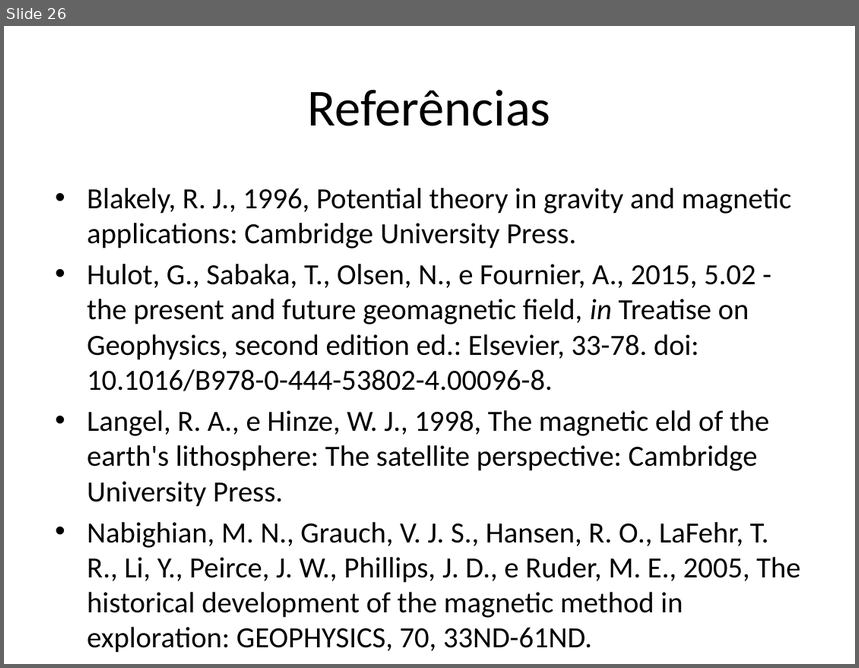
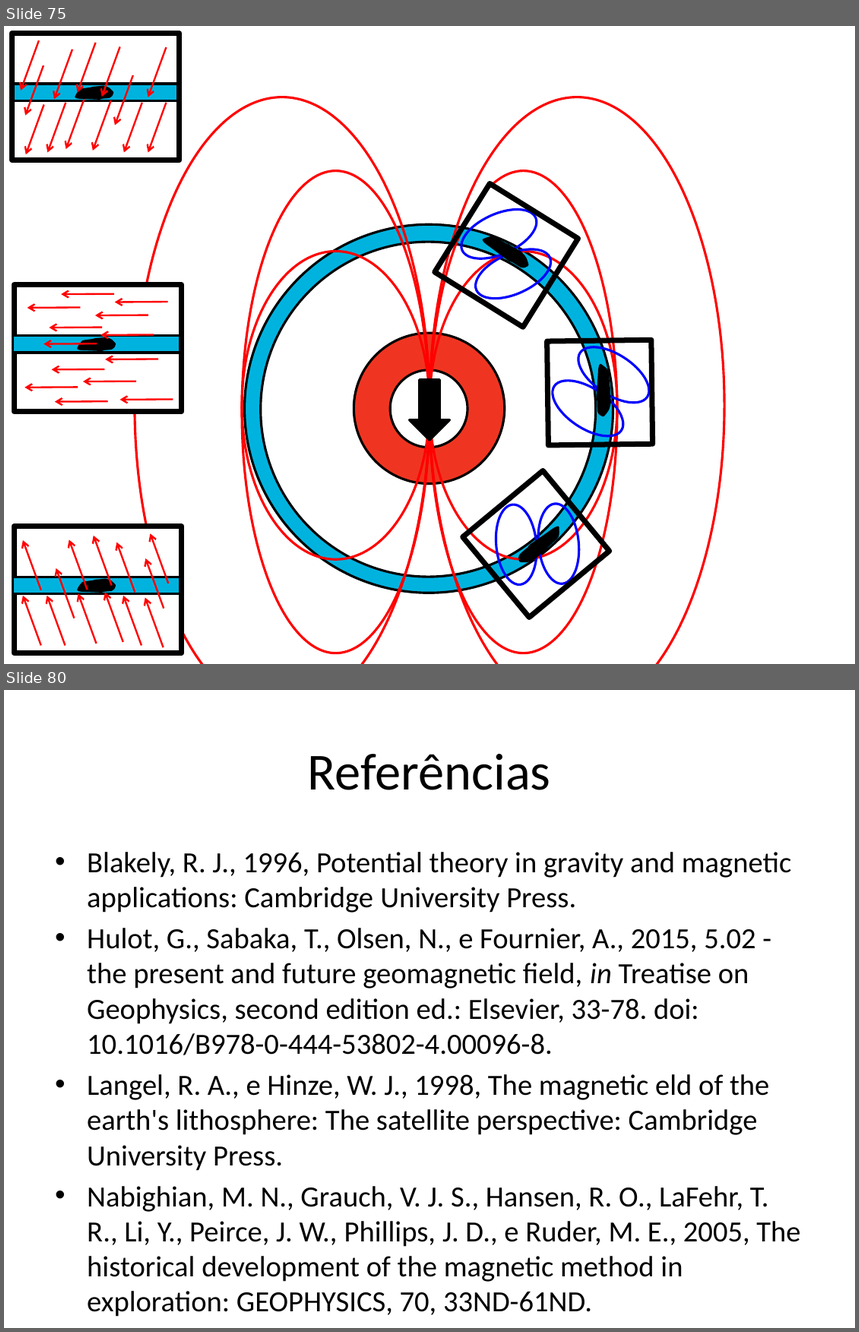
Before and after one commit to pinga-lab/CE-VII-SimBGf-2016, a slide deck: slides/4_anomalia_campo_total.pptx. Shown one above the other, each under a label of ours: slide 26 before the commit, slides 75 and 80 after it; the slides between them are not shown. The pictures are 859x668 and 859x1332 pixels, drawn with LibreOffice and Linux fonts; fonts in the diff are those of the drawing. Boxes give left, top, right and bottom in pixels: in the first picture for what was removed or moved away, otherwise in the second. Text is boxed around its words. In the diff, an @@ line names an element or a change of style, - is before the commit and + after.

```diff
--- a/slides/4_anomalia_campo_total.pptx
+++ b/slides/4_anomalia_campo_total.pptx
@@ slide 75 added at box(4, 26, 855, 664), background #FFFFFF @@
@@ group added at box(11, 33, 180, 160): 13 arrows, 2 rectangles, 1 freeform shape @@
@@ group added at box(434, 183, 578, 327): 2 ellipses, 1 freeform shape, 1 rectangle @@
@@ ellipse added at box(245, 224, 614, 593), fill #00B3DF, outline #000000 2 pt @@
@@ ellipse added at box(261, 242, 597, 578), fill #FFFFFF, outline #000000 2 pt @@
@@ rectangle added at box(14, 284, 182, 411), fill #FFFFFF, outline #000000 4.5 pt @@
@@ rectangle added at box(12, 336, 180, 353), fill #00B3DF, outline #000000 2 pt @@
@@ freeform shape added at box(78, 337, 115, 352), fill #000000, outline #000000 2 pt @@
@@ ellipse added at box(354, 333, 505, 484), fill #EF3521, outline #000000 2 pt @@
@@ group added at box(544, 336, 658, 447): 2 ellipses, 1 freeform shape, 1 rectangle @@
@@ ellipse added at box(390, 370, 468, 447), fill #FFFFFF, outline #000000 2 pt @@
@@ group added at box(135, 97, 724, 664): 6 ellipses, 1 down arrow @@
@@ group added at box(25, 294, 173, 402): 13 arrows @@
@@ group added at box(462, 471, 610, 618): 2 ellipses, 1 freeform shape, 1 rectangle @@
@@ rectangle added at box(14, 527, 182, 653), fill #FFFFFF, outline #000000 4.5 pt @@
@@ rectangle added at box(12, 577, 180, 594), fill #00B3DF, outline #000000 2 pt @@
@@ freeform shape added at box(78, 579, 115, 594), fill #000000, outline #000000 2 pt @@
@@ group added at box(23, 534, 168, 648): 13 arrows @@
@@ what was slide 26 is now slide 80 @@
```
Also in this commit, not shown: 9 slides changed, 53 other slides added, 2 other files.
